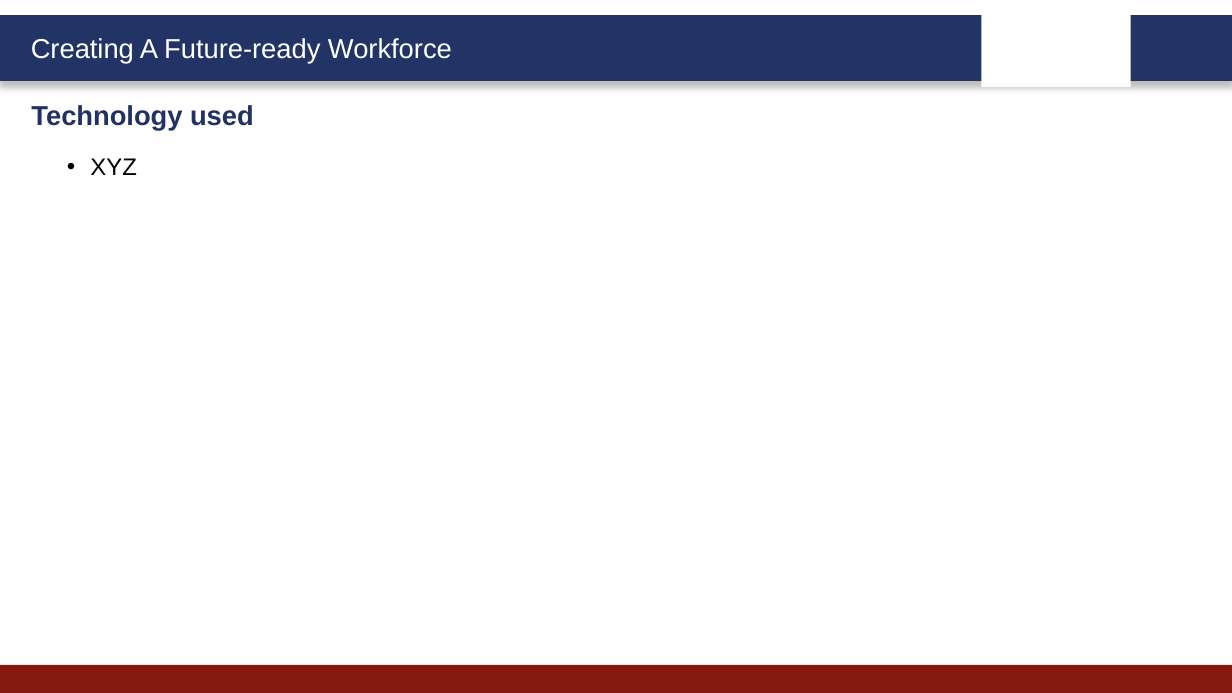
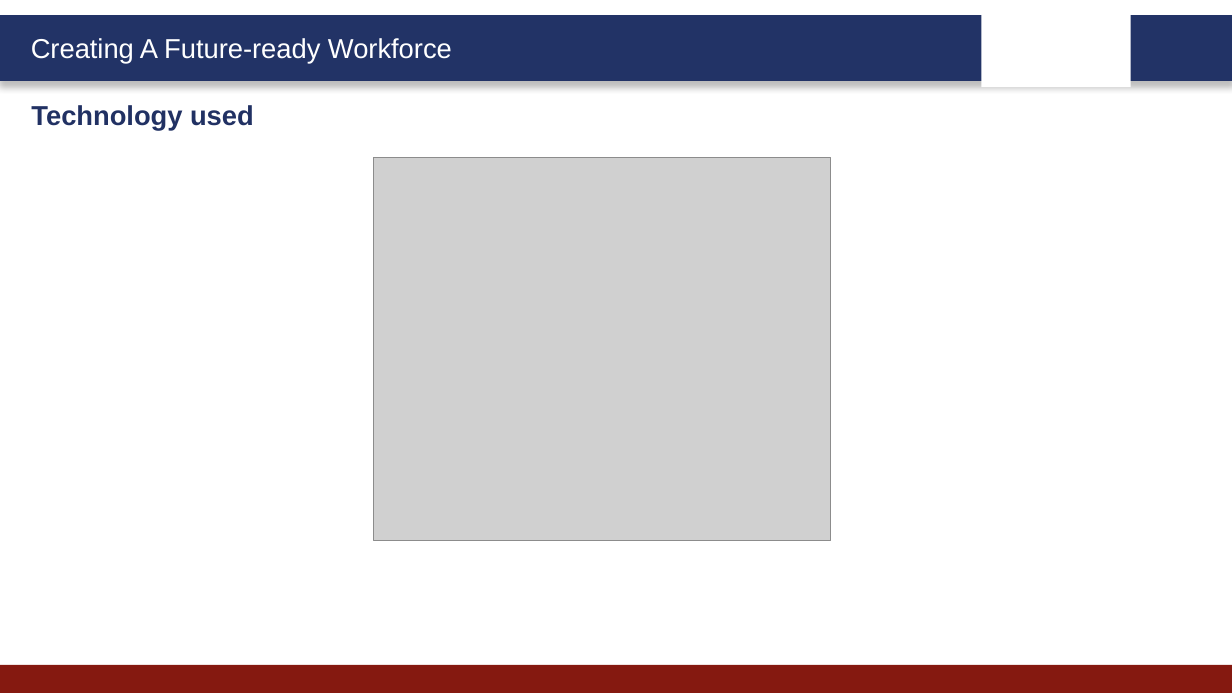
Before and after one commit to amalpk531/FINANCE-TRACKER, a slide deck: slide 7 of FINANCE TRACKER PROJECT DOCUMENTATION.pptx. Drawn at 1232x693 pixels with LibreOffice and Linux fonts; fonts in the diff are those of the drawing; grey boxes stand for pictures; background and template pictures are left out. Boxes give left, top, right and bottom in pixels: in the first picture for what was removed or moved away, otherwise in the second. Text is boxed around its words. In the diff, an @@ line names an element or a change of style, - is before the commit and + after.

```diff
--- a/FINANCE TRACKER PROJECT DOCUMENTATION.pptx
+++ b/FINANCE TRACKER PROJECT DOCUMENTATION.pptx
@@ text removed at (90, 158, 137, 175) @@
-• XYZ
@@ picture added at (373, 158, 830, 541) @@
```
Also in this commit, not shown: 8 other slides changed.
